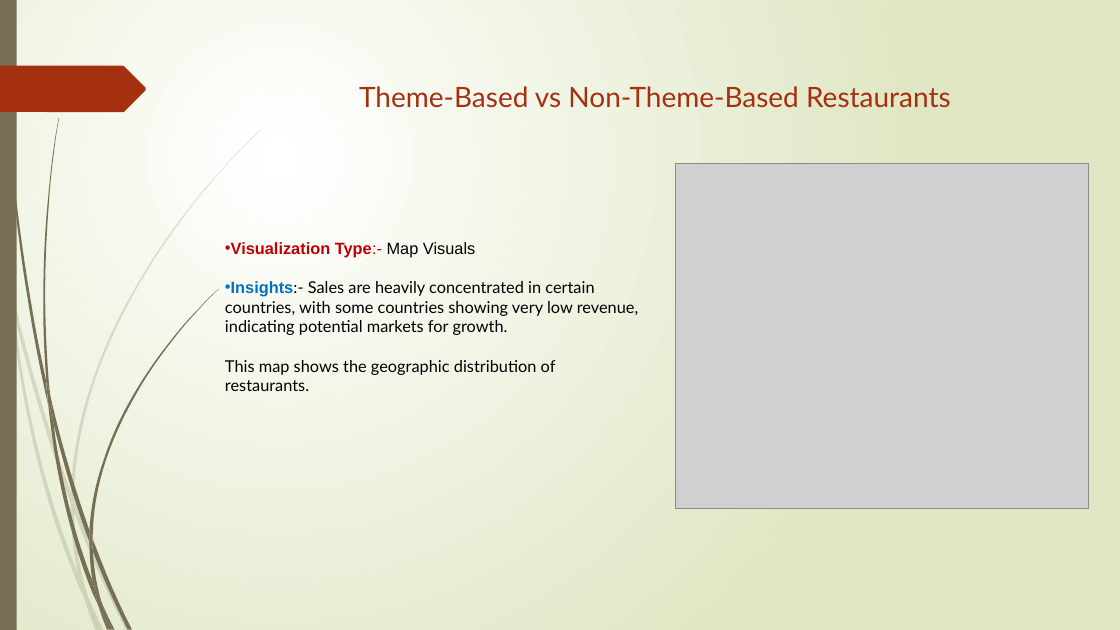
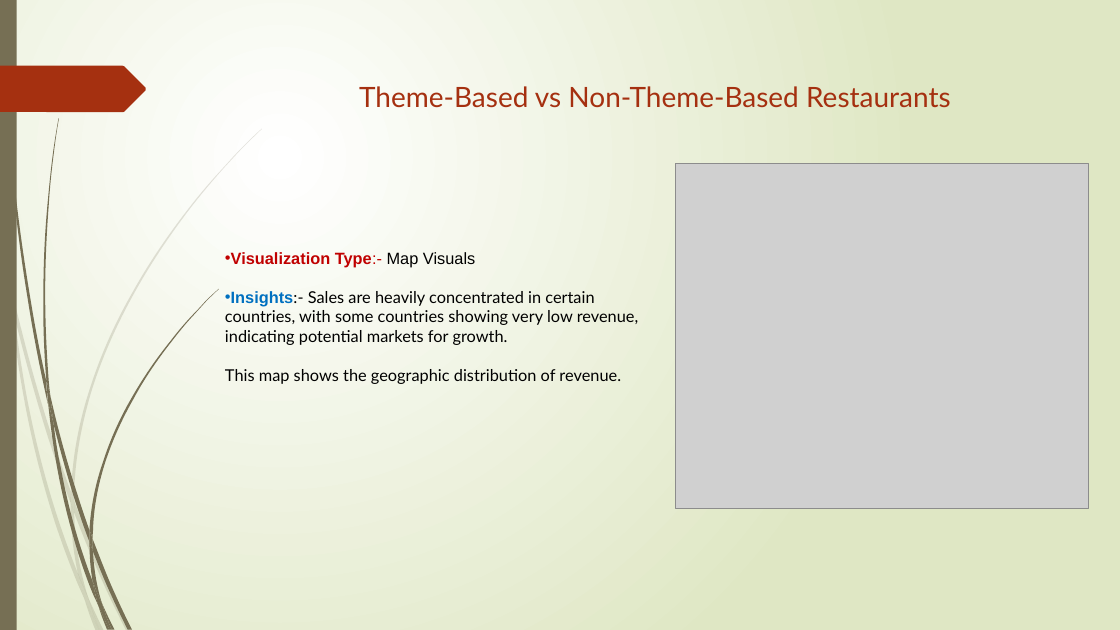
Before and after one commit to hemantg111/LearnKnowD, a slide deck: slide 9 of LearnKnowD Sales Analysis.pptx. Drawn at 1120x630 pixels with LibreOffice and Linux fonts; fonts in the diff are those of the drawing; grey boxes stand for pictures. Boxes give left, top, right and bottom in pixels: in the first picture for what was removed or moved away, otherwise in the second. Text is boxed around its words. In the diff, an @@ line names an element or a change of style, - is before the commit and + after.

```diff
--- a/LearnKnowD Sales Analysis.pptx
+++ b/LearnKnowD Sales Analysis.pptx
@@ text at [225,369,621,384]: text changed @@
-This map shows the geographic distribution of restaurants.
+This map shows the geographic distribution of revenue.
```
Also in this commit, not shown: 3 other slides changed.
